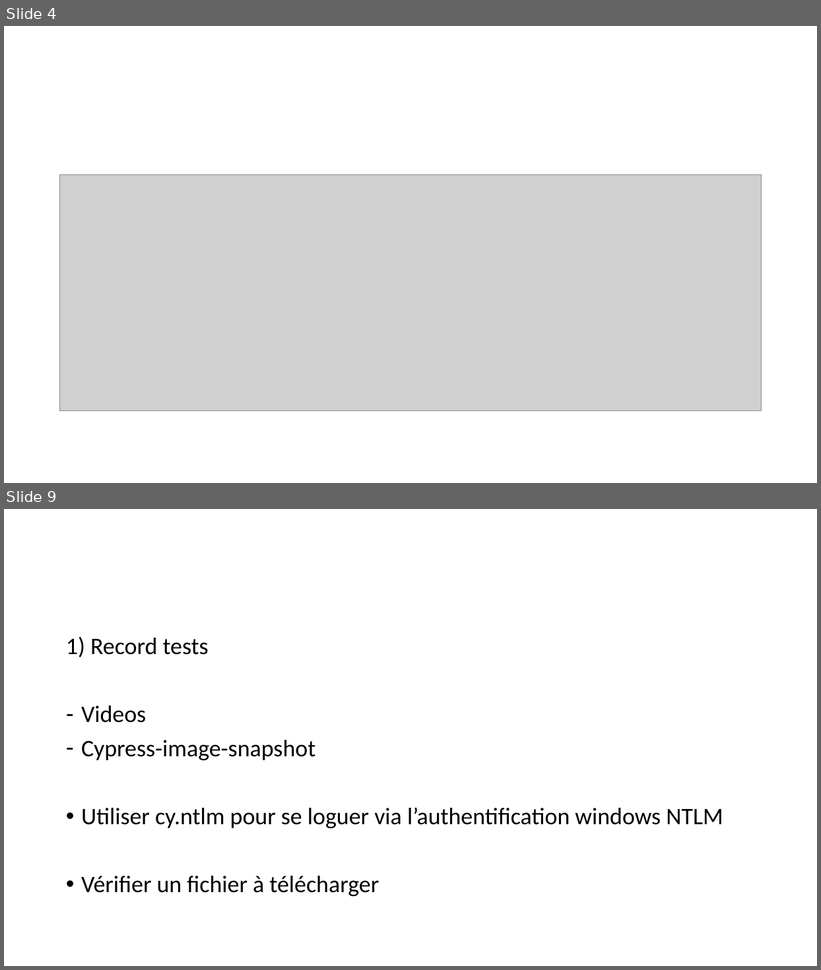
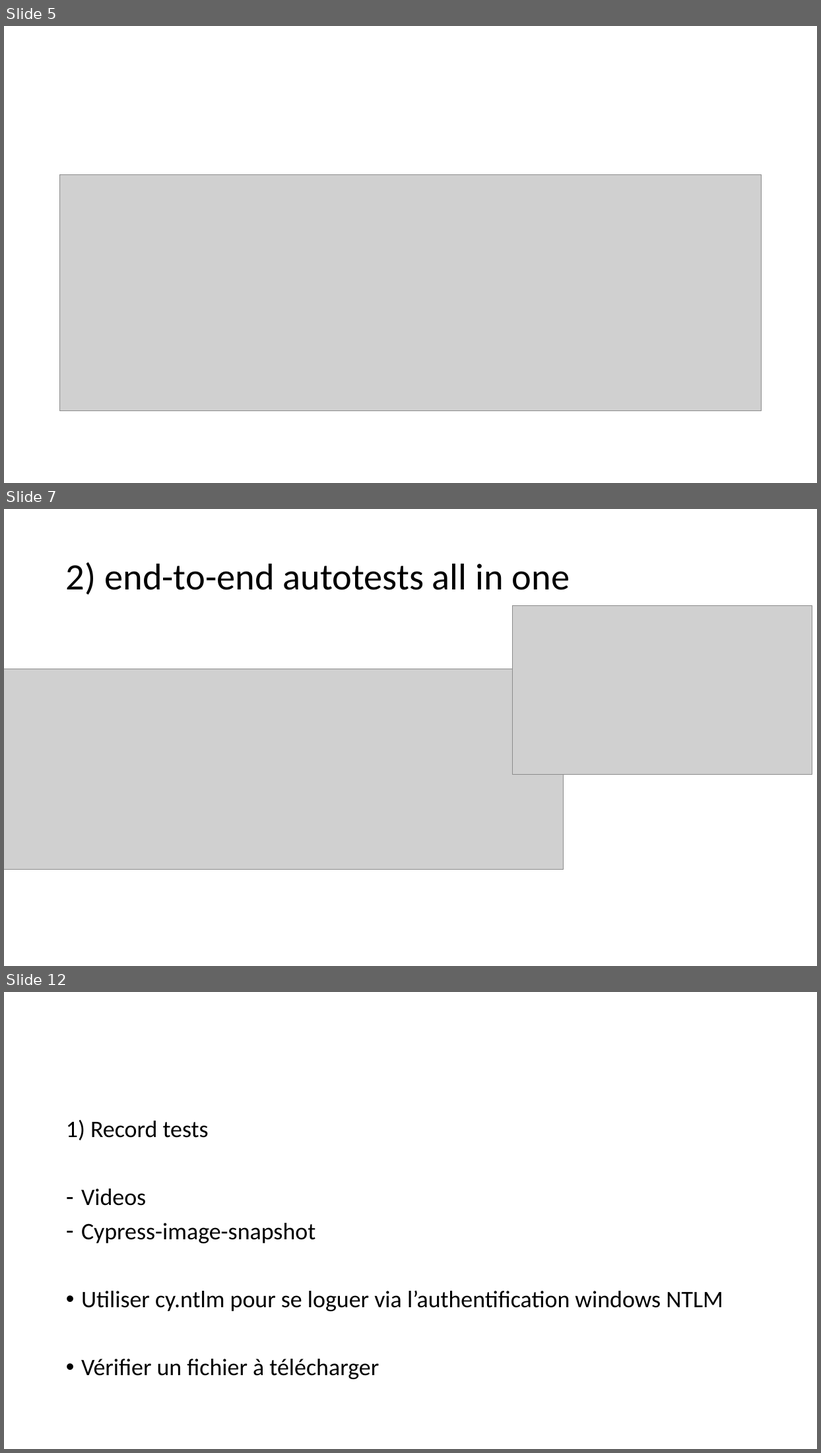
Before and after one commit to seblast312/cypress_youtube, a slide deck: Cypress.pptx. Shown one above the other, each under a label of ours: slides 4 and 9 before the commit, slides 5, 7 and 12 after it; the slides between them are not shown. The pictures are 821x970 and 821x1453 pixels, drawn with LibreOffice and Linux fonts; fonts in the diff are those of the drawing; grey boxes stand for pictures. Boxes give left, top, right and bottom in pixels: in the first picture for what was removed or moved away, otherwise in the second. Text is boxed around its words. In the diff, an @@ line names an element or a change of style, - is before the commit and + after.

```diff
--- a/Cypress.pptx
+++ b/Cypress.pptx
@@ slide 7 added at [4, 509, 817, 966], background #FFFFFF @@
@@ title added at [66, 562, 570, 595], 44 pt, text #000000 @@
+2) end-to-end autotests all in one
@@ picture added at [513, 606, 812, 774] @@
@@ picture added at [4, 669, 564, 869] @@
@@ what was slide 4 is now slide 5 @@
@@ what was slide 9 is now slide 12 @@
```
Also in this commit, not shown: 6 slides changed, 2 other slides added, 1 other file.
